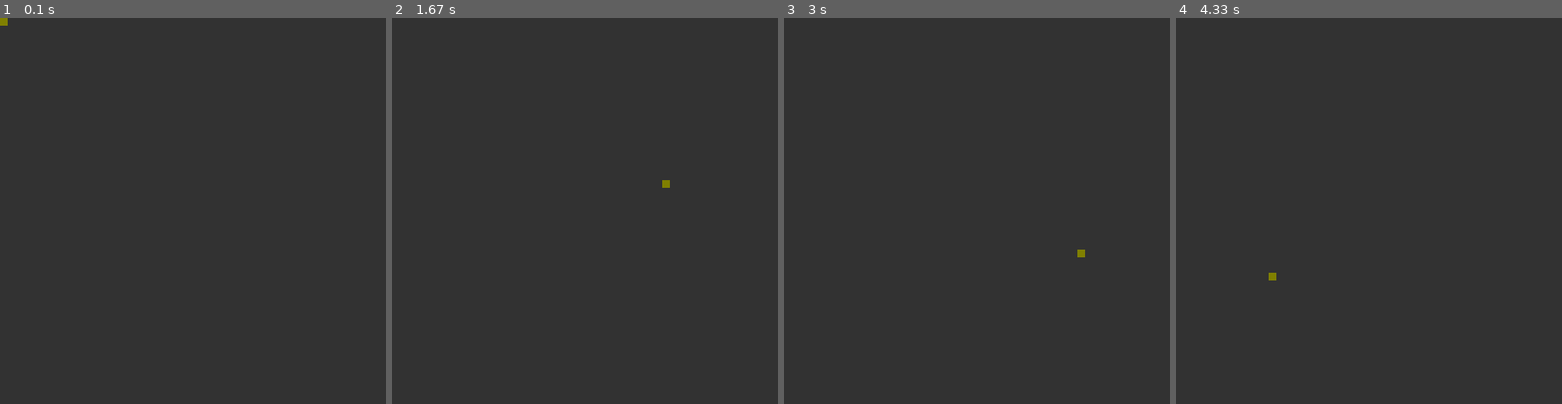
Above: before the commit, frames 1-4 (left to right).
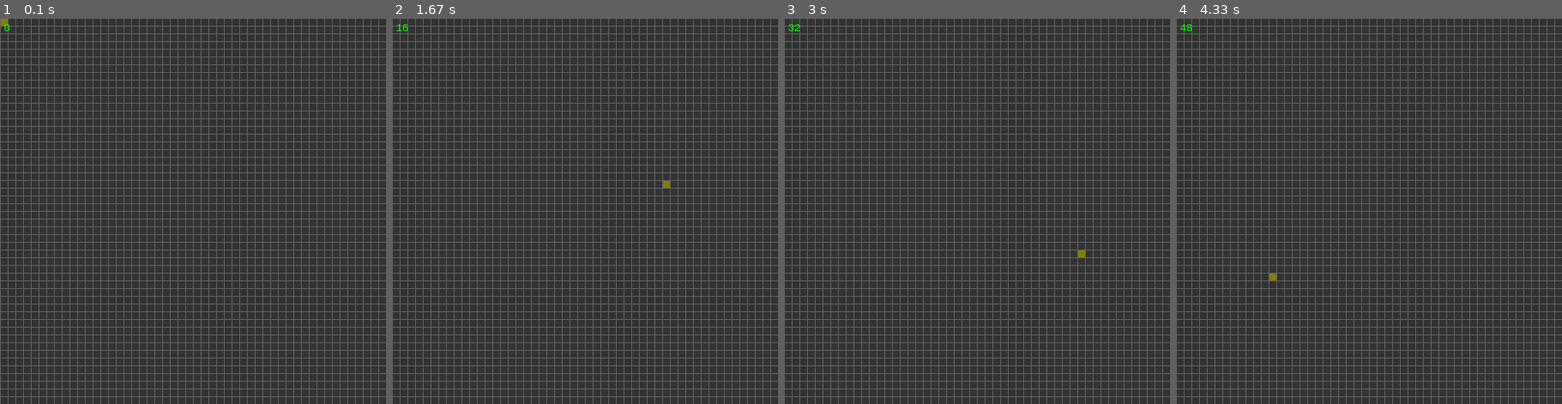
Above: after the commit, the same moments.

Repository: thespecialbro/cellular-automaton
Game: pygame game, started from pygame-cells.py
Two runs of this game, one before a commit and one after it. Both use one fixed random seed, a clock stepped at 60 frames per second and the inputs below.
Inputs (mouse positions are in pixels of both pictures, inside the frame that each line leads up to):
- Up to frame 1 (0.1 s): no input
- Up to frame 2 (1.67 s): tap Space at 0.33 s; press the mouse at (484, 68) at 0.7 s; move the mouse to (538, 75) at 0.8 s; release the mouse at (592, 79) at 0.93 s; press the mouse at (484, 68) at 1.03 s; move the mouse to (534, 164) at 1.13 s; release the mouse at (585, 257) at 1.27 s; right-click (662, 180) at 1.38 s
- Up to frame 3 (3 s): press the mouse at (1054, 180) at 1.7 s; move the mouse to (1085, 180) at 1.8 s; release the mouse at (1115, 180) at 1.93 s; press the mouse at (1054, 180) at 2.03 s; move the mouse to (957, 156) at 2.13 s; release the mouse at (865, 137) at 2.27 s; press the mouse at (1054, 180) at 2.37 s; move the mouse to (961, 218) at 2.47 s; release the mouse at (868, 253) at 2.6 s; press the mouse at (1054, 180) at 2.7 s; move the mouse to (1065, 214) at 2.8 s; release the mouse at (1081, 253) at 2.93 s
- Up to frame 4 (4.33 s): press the mouse at (1446, 180) at 3.03 s; move the mouse to (1345, 207) at 3.13 s; release the mouse at (1249, 234) at 3.27 s; press the mouse at (1446, 180) at 3.37 s; move the mouse to (1361, 145) at 3.47 s; release the mouse at (1276, 110) at 3.6 s; press the mouse at (1446, 180) at 3.7 s; move the mouse to (1396, 137) at 3.8 s; release the mouse at (1345, 95) at 3.93 s; press the mouse at (1446, 180) at 4.03 s; move the mouse to (1361, 226) at 4.13 s; release the mouse at (1272, 276) at 4.27 s

The runs differ from the first frame. In frame 1, 19% of the frame differs, in the area x 0-100%, y 0-100%; in frame 2, 19%; in frame 3, 19%; in frame 4, 19%.

Commit message:
Update pygame-cells.py
Add generation counter
Grid lines display above cells
Add ability to delete cells with right click

Diff:
--- a/pygame-cells.py
+++ b/pygame-cells.py
@@ -21,20 +21,16 @@
 DISP = pygame.display.set_mode(disp_d)
 DISP.fill(dead_color)
 pygame.display.set_caption('Cellular automaton')
+
+text_font = pygame.font.SysFont('monospace', 14)
 # ---------------------------
 
+# life setup
 grid_width = 50 # how many cells wide the grid is
 grid_height = 50 # how many cells tall the grid is
 cell_w = disp_d[0]/grid_width
 cell_h = disp_d[1]/grid_height
 GRID = cells.Grid(w=grid_width, h=grid_height)
-
-# draw grid lines
-for i in range(grid_height + 1):
-    pygame.draw.line(DISP, line_color, (0, cell_h*i), (disp_d[0], cell_h*i))
-
-for i in range(grid_width + 1):
-    pygame.draw.line(DISP, line_color, (cell_w*i, 0), (cell_w*i, disp_d[1]))
 
 def highlight_square(x, y):
     # highlight the square the mouse cursor is within
@@ -51,6 +47,7 @@
 exit = False
 running = False # whether the cells sim is running
 frame_count = 0
+generation_count = 0 # how many generations have passed in the simulation
 
 while not exit:
     frame_count += 1
@@ -72,23 +69,35 @@
     if running and frame_count % 5 == 0:
         # simulate the cells
         GRID.step()
+        generation_count += 1
 
     # highlight square the mouse is over
     mpos = pygame.mouse.get_pos()
-    highltd = (0, 0)
+    highltd = (0, 0) # grid coordinates of the highlighted square
     if 500 > mpos[0] > 0 and 500 > mpos[1] > 0:
         highltd = highlight_square(mpos[0], mpos[1])
         if pygame.mouse.get_pressed()[0]:
             GRID.grid[highltd[1]][highltd[0]].state = 1
+        elif pygame.mouse.get_pressed()[2]:
+            GRID.grid[highltd[1]][highltd[0]].state = 0
 
 
+    # draw grid lines
+    for i in range(grid_height + 1):
+        pygame.draw.line(DISP, line_color, (0, cell_h*i), (disp_d[0], cell_h*i))
+
+    for i in range(grid_width + 1):
+        pygame.draw.line(DISP, line_color, (cell_w*i, 0), (cell_w*i, disp_d[1]))
+
+    label = text_font.render('{}'.format(generation_count), 2, (0, 255, 0))
+    DISP.blit(label, (5, 5))
+
     pygame.display.update()
-
-
     Frames.tick(FPS)
 # =================
 
 # exit sequence
-print('Exiting')
+print('Exiting.')
+print('Generations passed:', generation_count)
 pygame.quit()
 sys.exit()
